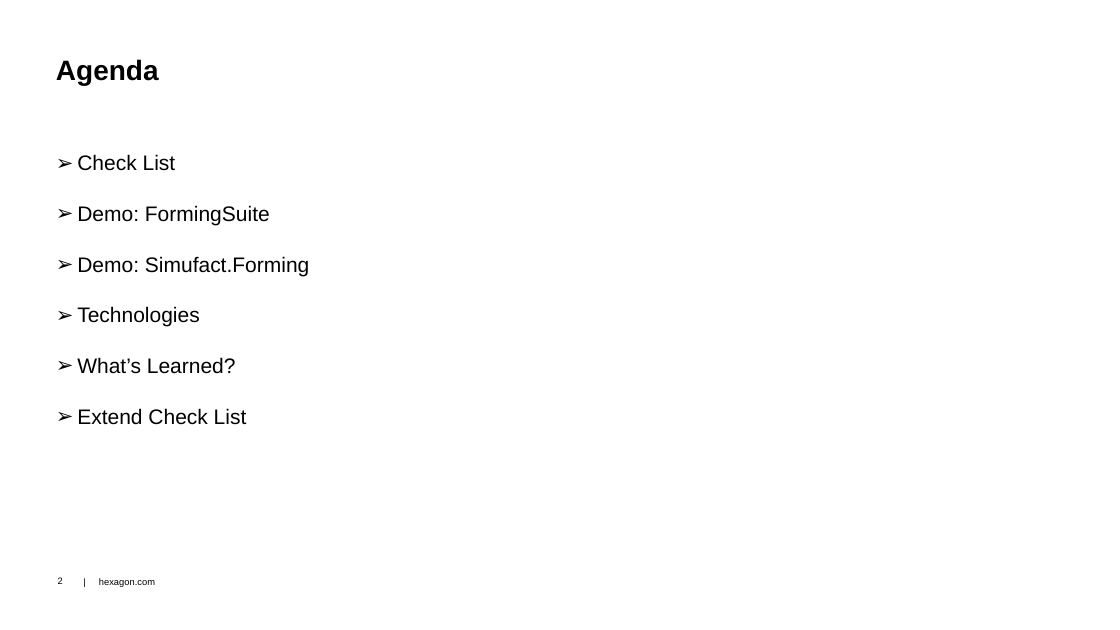
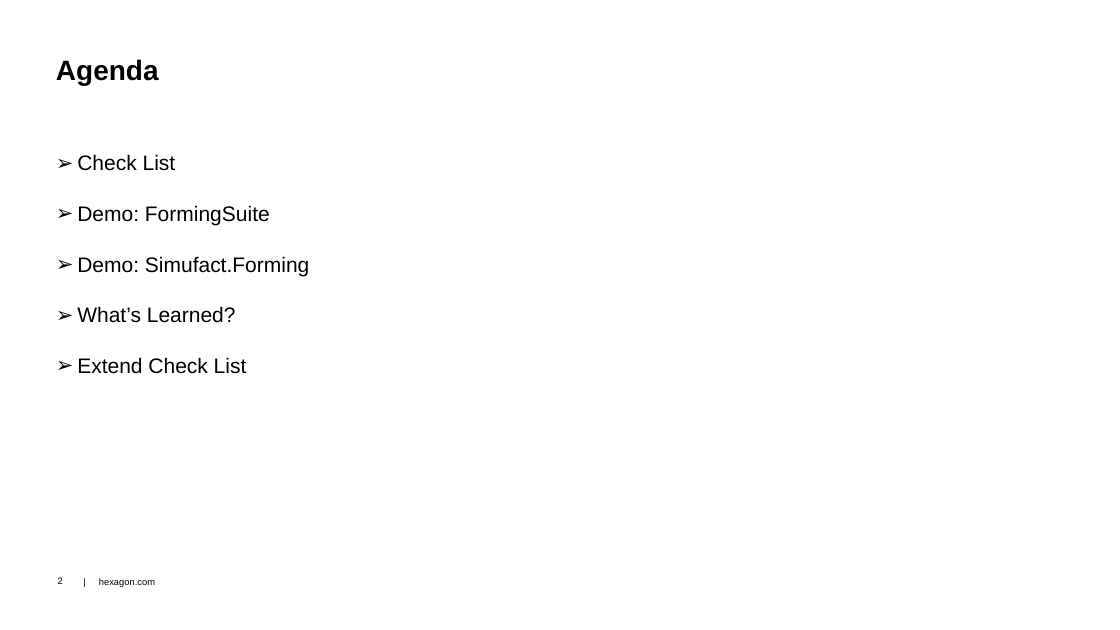
Before and after one commit to dongzgh/protos-vmccopilot, a slide deck: slide 2 of docs/VMC Hackathon 2024 - VMC.Chatbot - Demo.pptx. Drawn at 1120x630 pixels with LibreOffice and Linux fonts; fonts in the diff are those of the drawing; background and template pictures are left out. Boxes give left, top, right and bottom in pixels: in the first picture for what was removed or moved away, otherwise in the second. Text is boxed around its words. In the diff, an @@ line names an element or a change of style, - is before the commit and + after.

```diff
--- a/docs/VMC Hackathon 2024 - VMC.Chatbot - Demo.pptx
+++ b/docs/VMC Hackathon 2024 - VMC.Chatbot - Demo.pptx
@@ text at bbox=[77, 306, 200, 327]: paragraph removed @@
-➢ Technologies
```
Also in this commit, not shown: 2 slides added, 1 slide removed, 9 other files.
